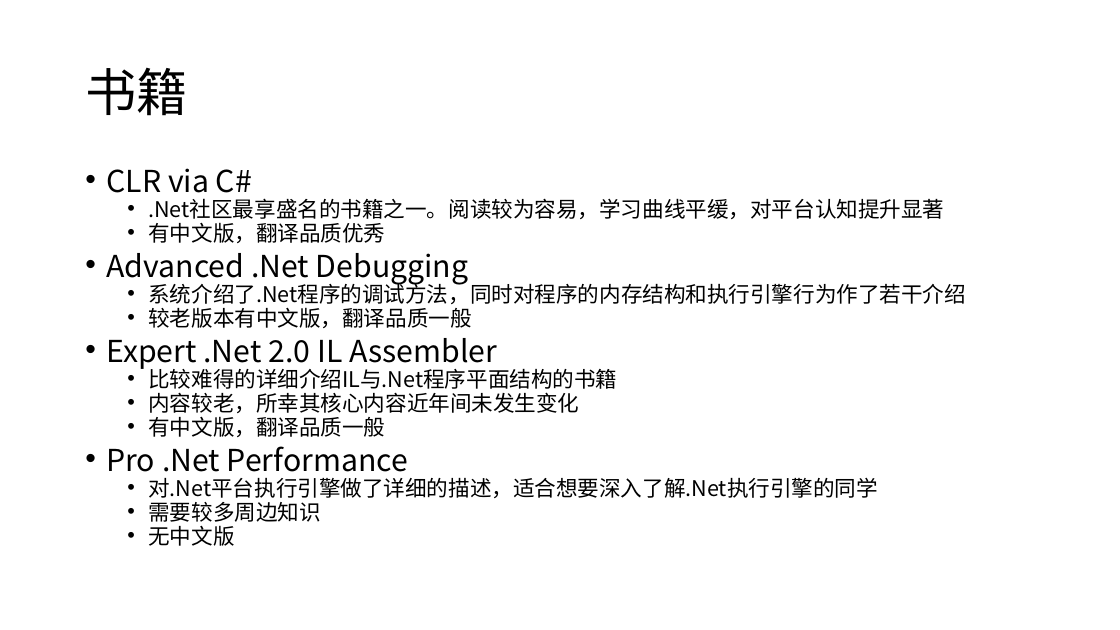
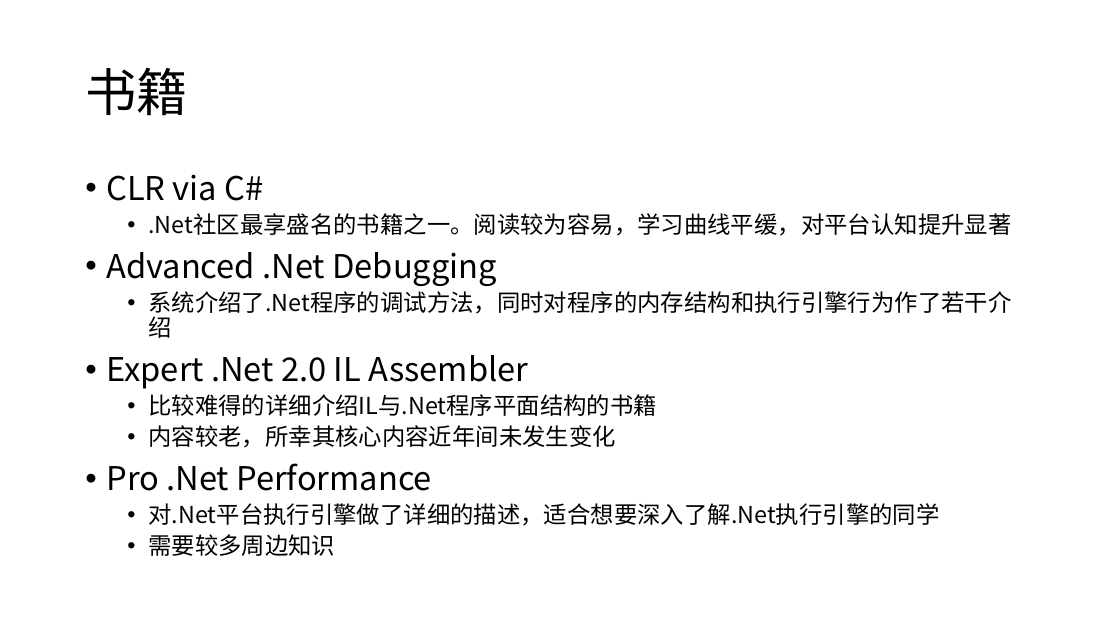
Before and after one commit to snakealpha/DotNetSession, a slide deck: slide 34 of pptx.pptx.pptx (slide 33 before the commit). Drawn at 1120x630 pixels with LibreOffice and Linux fonts; fonts in the diff are those of the drawing. Boxes give left, top, right and bottom in pixels: in the first picture for what was removed or moved away, otherwise in the second. Text is boxed around its words. In the diff, an @@ line names an element or a change of style, - is before the commit and + after.

```diff
--- a/pptx.pptx.pptx
+++ b/pptx.pptx.pptx
@@ text "CLR via C#" at bbox=[106, 174, 1011, 556]: size 25.9 to 28 pt in "CLR via C#", "Advanced .Net Debugging", "Expert .Net 2.0 IL Assembler", "Pro .Net Performance"; size 18.5 to 20 pt in ".Net社区最享盛名的书籍之一。阅读较为容易，学习曲线平缓，对平台认知提升显著", "系统介绍了.Net程序的调试方法，同时对程序的内存结构和执行引擎行为作了若干介绍", "比较难得的详细介绍IL与.Net程序平面结构的书籍", "内容较老，所幸其核心内容近年间未发生变化" and 2 more places; line spacing 0.7 to 0.9 @@
@@ text at bbox=[148, 222, 385, 243]: paragraph removed @@
-  • 有中文版，翻译品质优秀
@@ text at bbox=[148, 307, 471, 328]: paragraph removed @@
-  • 较老版本有中文版，翻译品质一般
@@ text at bbox=[148, 416, 385, 437]: paragraph removed @@
-  • 有中文版，翻译品质一般
@@ text at bbox=[148, 525, 234, 546]: paragraph removed @@
-  • 无中文版
```
Also in this commit, not shown: 4 other slides changed, 3 slides added, 2 slides removed, 1 other file.
